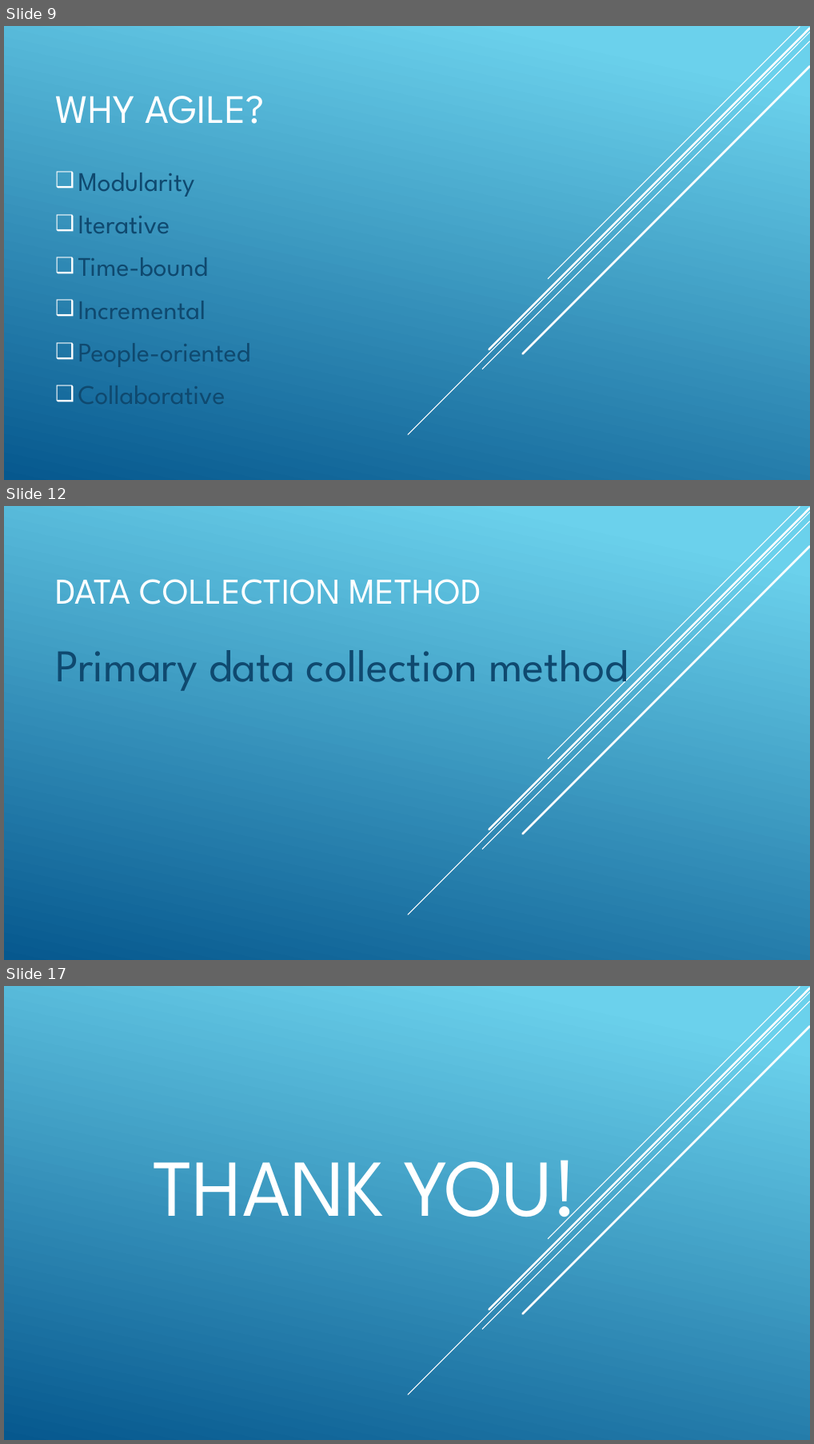
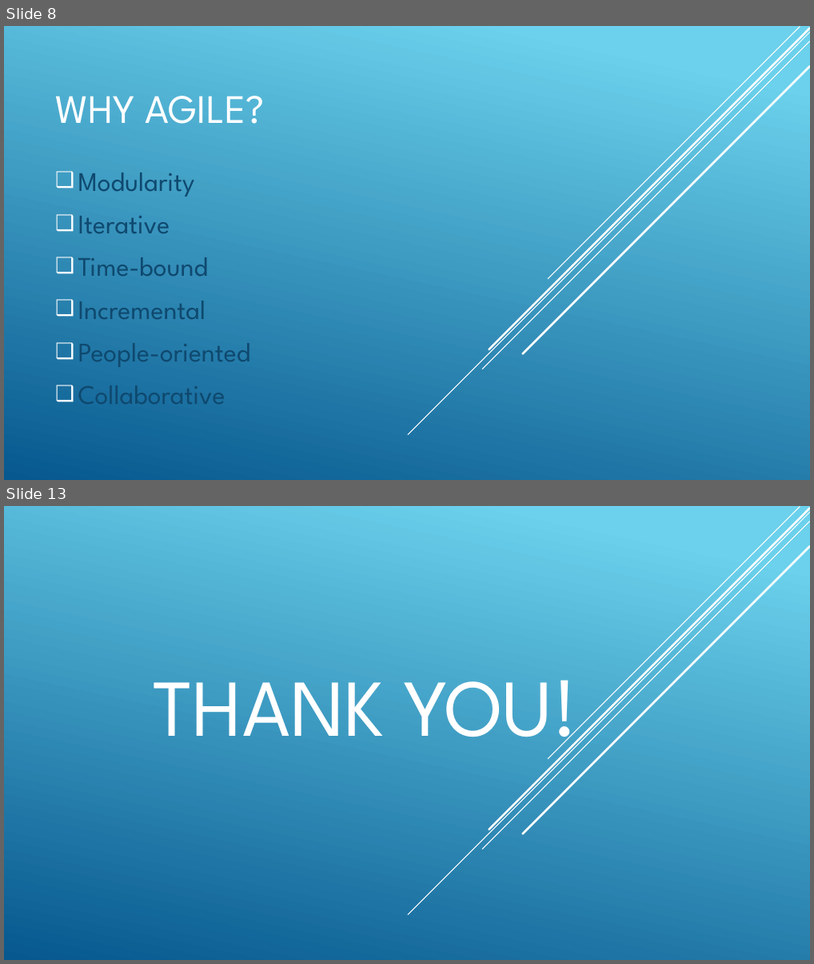
Before and after one commit to microworlds/simple-pro, a slide deck: pro-pre.pptx. Shown one above the other, each under a label of ours: slides 9, 12 and 17 before the commit, slides 8 and 13 after it; the slides between them are not shown. The pictures are 814x1444 and 814x964 pixels, drawn with LibreOffice and Linux fonts; fonts in the diff are those of the drawing. Boxes give left, top, right and bottom in pixels: in the first picture for what was removed or moved away, otherwise in the second. Text is boxed around its words. In the diff, an @@ line names an element or a change of style, - is before the commit and + after.

```diff
--- a/pro-pre.pptx
+++ b/pro-pre.pptx
@@ slide 12 removed at [4,506,810,960], background gradient #6ED2EB to #06588E; not listed: 5 template elements that a slide beside it also shows @@
@@ title removed at [55,579,482,604] @@
-DATA COLLECTION METHOD
@@ subtitle removed at [55,650,629,695] @@
-Primary data collection method
@@ what was slide 9 is now slide 8 @@
@@ what was slide 17 is now slide 13 @@
```
Also in this commit, not shown: 9 slides changed, 1 slide added, 4 other slides removed, 22 other files.
